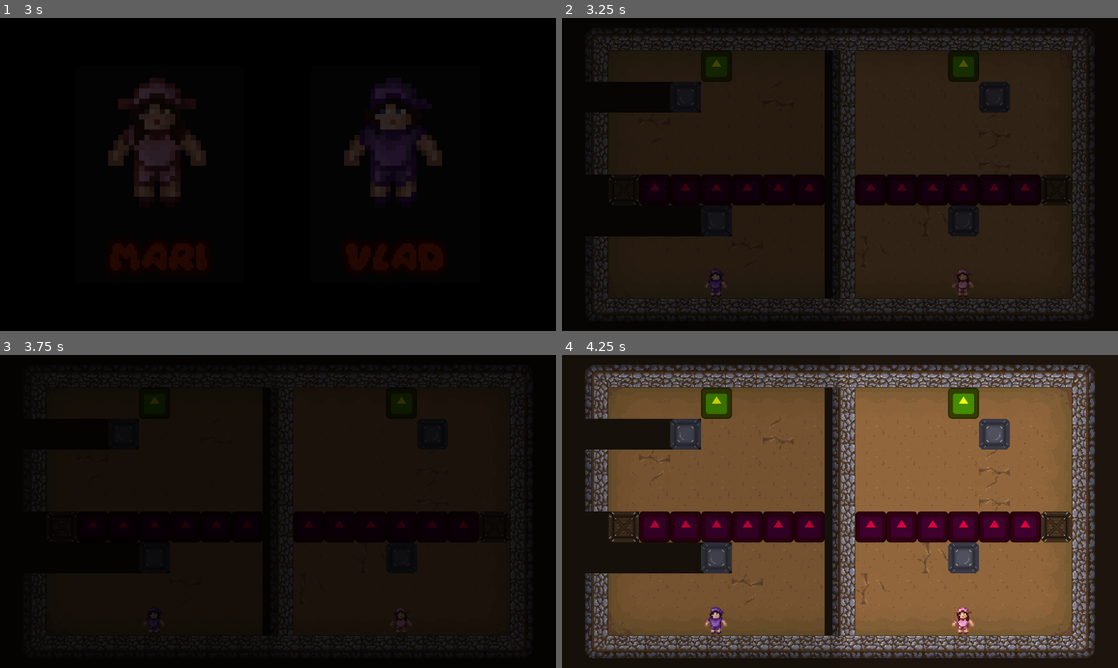
Above: before the commit, frames 1-4 (two rows, left to right).
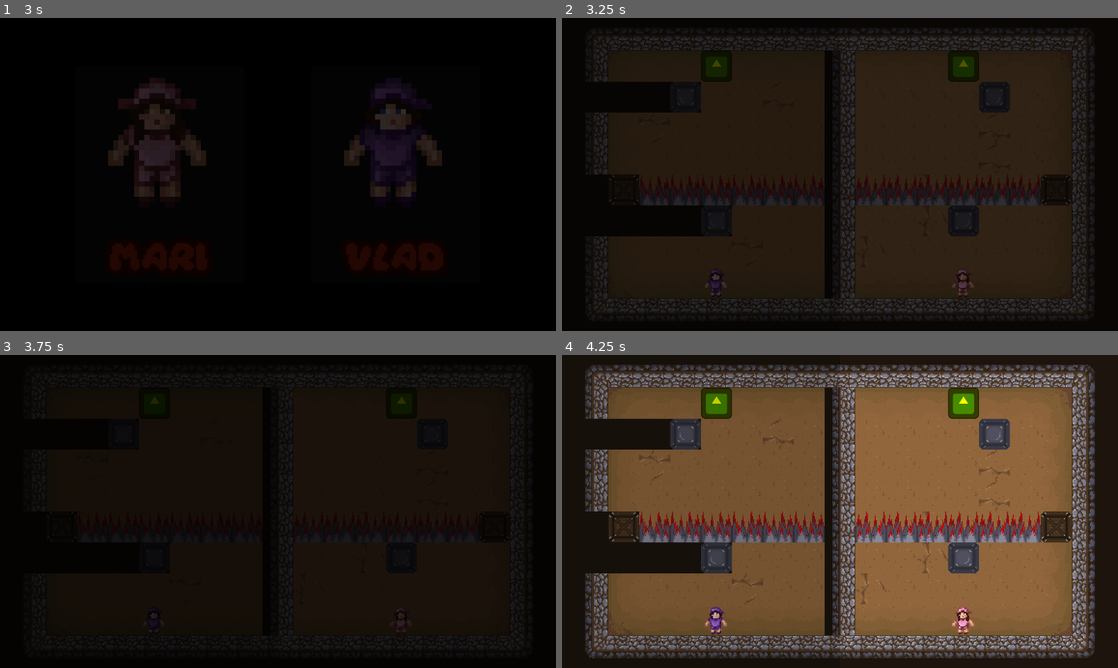
Above: after the commit, the same moments.

Repository: Vlad-935/Reflective-Trust
Game: Godot game, scene res://scenes/root.tscn
Same seed, same stepped clock (60 frames per second), same inputs: the game is played once before the commit and once after it. The engine's default icon, where the game draws it, is replaced by a stand-in: a white triangle on a blue panel in a dark square.
Inputs (mouse positions are in pixels of both pictures, inside the frame that each line leads up to):
- Up to frame 1 (3 s): click "Play" at 0.5 s; click "Play" at 1.25 s; click "Mari" at 2 s; tap Enter (ui_accept) at 2.75 s; move the mouse to (400, 158) at 2.77 s; hold D (move right) from 2.78 s (still down); click (400, 158) at 2.92 s
- Up to frame 2 (3.25 s): keep holding D (move right); tap Enter (ui_accept) at 3.02 s
- Up to frame 3 (3.75 s): tap Enter (ui_accept) at 3.5 s; move the mouse to (166, 527) at 3.52 s; release D (move right) at 3.53 s; hold S (move down) from 3.53 s (still down)
- Up to frame 4 (4.25 s): keep holding S (move down); tap Enter (ui_accept) at 3.77 s

Frame 1 is identical in both runs. In frame 2, 4.6% of the frame differs, in the area x 13-87%, y 50-60%; in frame 3, 0.4%; in frame 4, 6.6%.

Commit message:
Added Spike Sprite

Diff:
--- a/reflective-trust/scenes/objects/spikes.tscn
+++ b/reflective-trust/scenes/objects/spikes.tscn
@@ -1,7 +1,7 @@
 [gd_scene format=3 uid="uid://blaoc63wncyco"]
 
-[ext_resource type="Texture2D" uid="uid://7cbcocytpax0" path="res://icon.svg" id="1_5pg7g"]
 [ext_resource type="Script" uid="uid://bl7sbygjv8048" path="res://scripts/spikes.gd" id="1_xbcdo"]
+[ext_resource type="Texture2D" uid="uid://botxxjpwb5u8s" path="res://assests/sprites/Objects/Spikes.png" id="2_tkv1w"]
 
 [sub_resource type="RectangleShape2D" id="RectangleShape2D_0uisl"]
 size = Vector2(32, 32)
@@ -13,9 +13,7 @@
 script = ExtResource("1_xbcdo")
 
 [node name="Sprite2D" type="Sprite2D" parent="." unique_id=1514720841]
-modulate = Color(0.8734652, 0, 0.23799393, 1)
-scale = Vector2(0.25, 0.25)
-texture = ExtResource("1_5pg7g")
+texture = ExtResource("2_tkv1w")
 
 [node name="CollisionShape2D" type="CollisionShape2D" parent="." unique_id=1551530586]
 shape = SubResource("RectangleShape2D_0uisl")
Binary file added: reflective-trust/assests/sprites/Objects/Spikes.png
Not shown, added: reflective-trust/assests/sprites/Objects/Spikes.png.import
